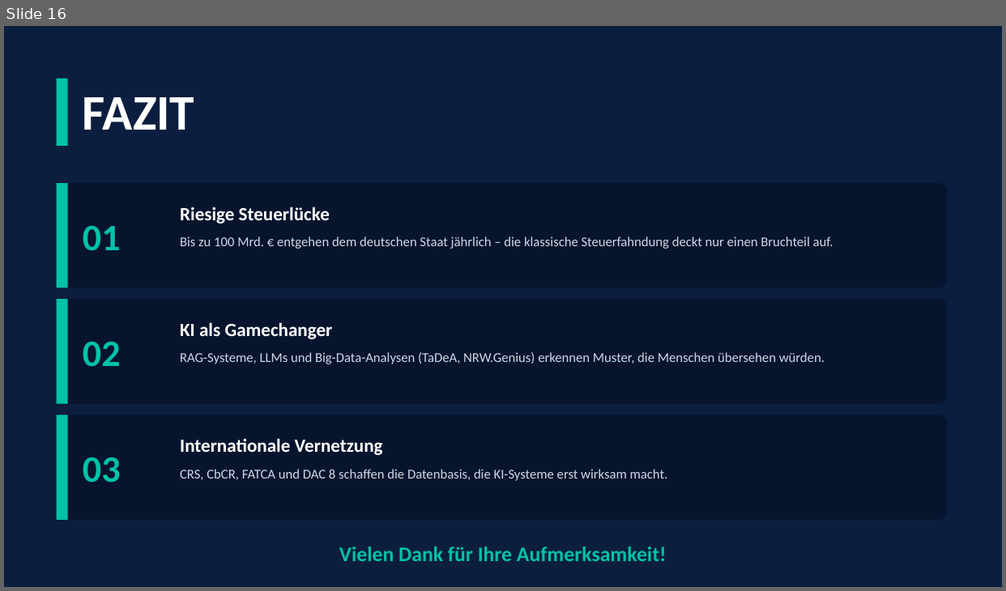
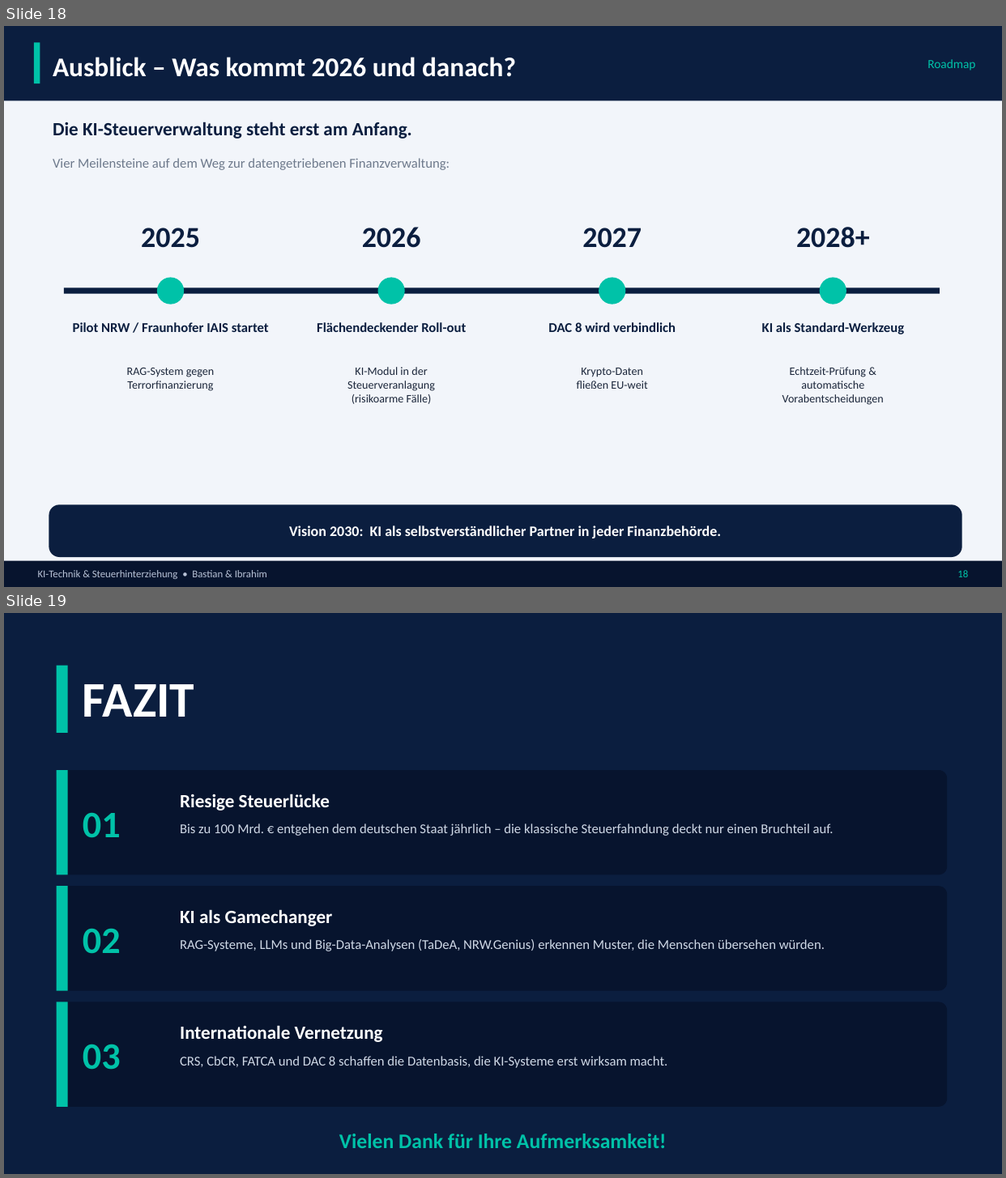
Before and after one commit to brahimkhaleel818-prog/claude-projekt, a slide deck: output/KI_Steuerhinterziehung_NEU.pptx. Shown one above the other, each under a label of ours: slide 16 before the commit, slides 18 and 19 after it. The pictures are 1006x591 and 1006x1178 pixels, drawn with LibreOffice and Linux fonts; fonts in the diff are those of the drawing. Boxes give left, top, right and bottom in pixels: in the first picture for what was removed or moved away, otherwise in the second. Text is boxed around its words. In the diff, an @@ line names an element or a change of style, - is before the commit and + after.

```diff
--- a/output/KI_Steuerhinterziehung_NEU.pptx
+++ b/output/KI_Steuerhinterziehung_NEU.pptx
@@ slide 18 added at box(4, 26, 1002, 587), background #F2F5FA @@
@@ rectangle added at box(4, 26, 1002, 101), fill #0B1E3F @@
@@ rectangle added at box(34, 42, 40, 84), fill #00C2A8 @@
@@ text added at box(53, 57, 516, 77), 26 pt, text #FFFFFF, bold @@
+Ausblick – Was kommt 2026 und danach?
@@ text added at box(927, 59, 975, 71), 12 pt, text #00C2A8 @@
+Roadmap
@@ text added at box(53, 122, 412, 139), 18 pt, text #0B1E3F, bold @@
+Die KI-Steuerverwaltung steht erst am Anfang.
@@ text added at box(53, 158, 450, 170), 13 pt, text #6E7A8C @@
+Vier Meilensteine auf dem Weg zur datengetriebenen Finanzverwaltung:
@@ text added at box(141, 228, 200, 248), 28 pt, text #0B1E3F, bold @@
+2025
@@ text added at box(362, 227, 421, 248), 28 pt, text #0B1E3F, bold @@
+2026
@@ text added at box(582, 228, 641, 248), 28 pt, text #0B1E3F, bold @@
+2027
@@ text added at box(796, 227, 870, 248), 28 pt, text #0B1E3F, bold @@
+2028+
@@ rectangle added at box(64, 288, 940, 294), fill #0B1E3F @@
@@ ellipse added at box(157, 278, 184, 305), fill #00C2A8 @@
@@ ellipse added at box(378, 278, 405, 305), fill #00C2A8 @@
@@ ellipse added at box(599, 278, 626, 305), fill #00C2A8 @@
@@ ellipse added at box(819, 278, 846, 305), fill #00C2A8 @@
@@ text added at box(73, 322, 269, 332), 13 pt, text #0B1E3F, bold @@
+Pilot NRW / Fraunhofer IAIS startet
@@ text added at box(317, 322, 466, 332), 13 pt, text #0B1E3F, bold @@
+Flächendeckender Roll-out
@@ text added at box(548, 322, 675, 332), 13 pt, text #0B1E3F, bold @@
+DAC 8 wird verbindlich
@@ text added at box(762, 322, 905, 335), 13 pt, text #0B1E3F, bold @@
+KI als Standard-Werkzeug
@@ text added at box(127, 368, 215, 391), 11 pt, text #1B263A @@
+RAG-System gegen
+Terrorfinanzierung
@@ text added at box(347, 367, 435, 404), 11 pt, text #1B263A @@
+KI-Modul in der
+Steuerveranlagung
+(risikoarme Fälle)
@@ text added at box(577, 368, 647, 389), 11 pt, text #1B263A @@
+Krypto-Daten
+fließen EU-weit
@@ text added at box(782, 367, 884, 405), 11 pt, text #1B263A @@
+Echtzeit-Prüfung &
+automatische
+Vorabentscheidungen
@@ rounded rectangle added at box(49, 506, 962, 557), fill #0B1E3F @@
@@ text added at box(289, 526, 721, 539), 14 pt, text #FFFFFF, bold @@
+Vision 2030: KI als selbstverständlicher Partner in jeder Finanzbehörde.
@@ rectangle added at box(4, 561, 1002, 587), fill #07142E @@
@@ text added at box(38, 570, 267, 579), 10 pt, text #B8C2D6 @@
+KI-Technik & Steuerhinterziehung • Bastian & Ibrahim
@@ text added at box(957, 570, 968, 578), 10 pt, text #00C2A8 @@
+18
@@ what was slide 16 is now slide 19 @@
```
Also in this commit, not shown: 8 slides changed, 2 other slides added, 1 other file.
